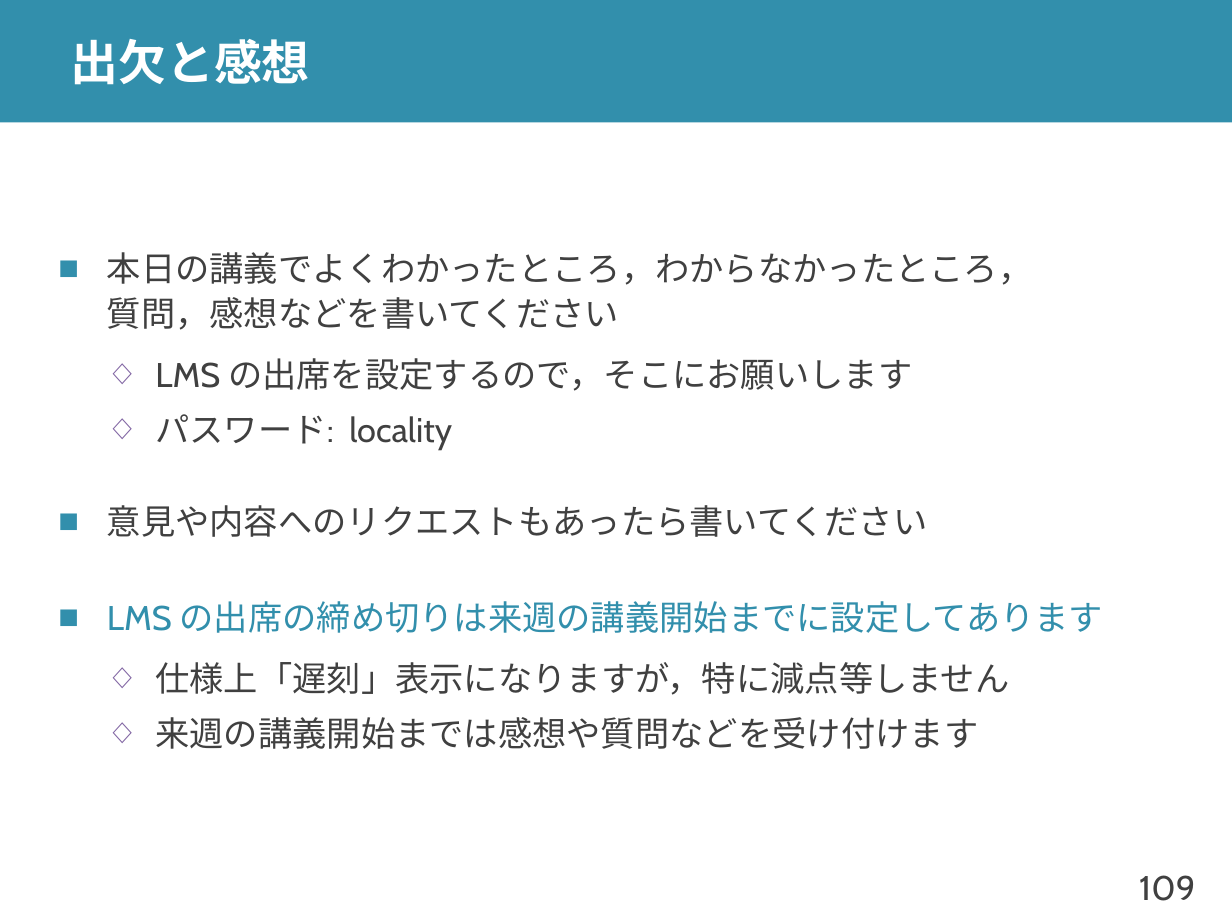
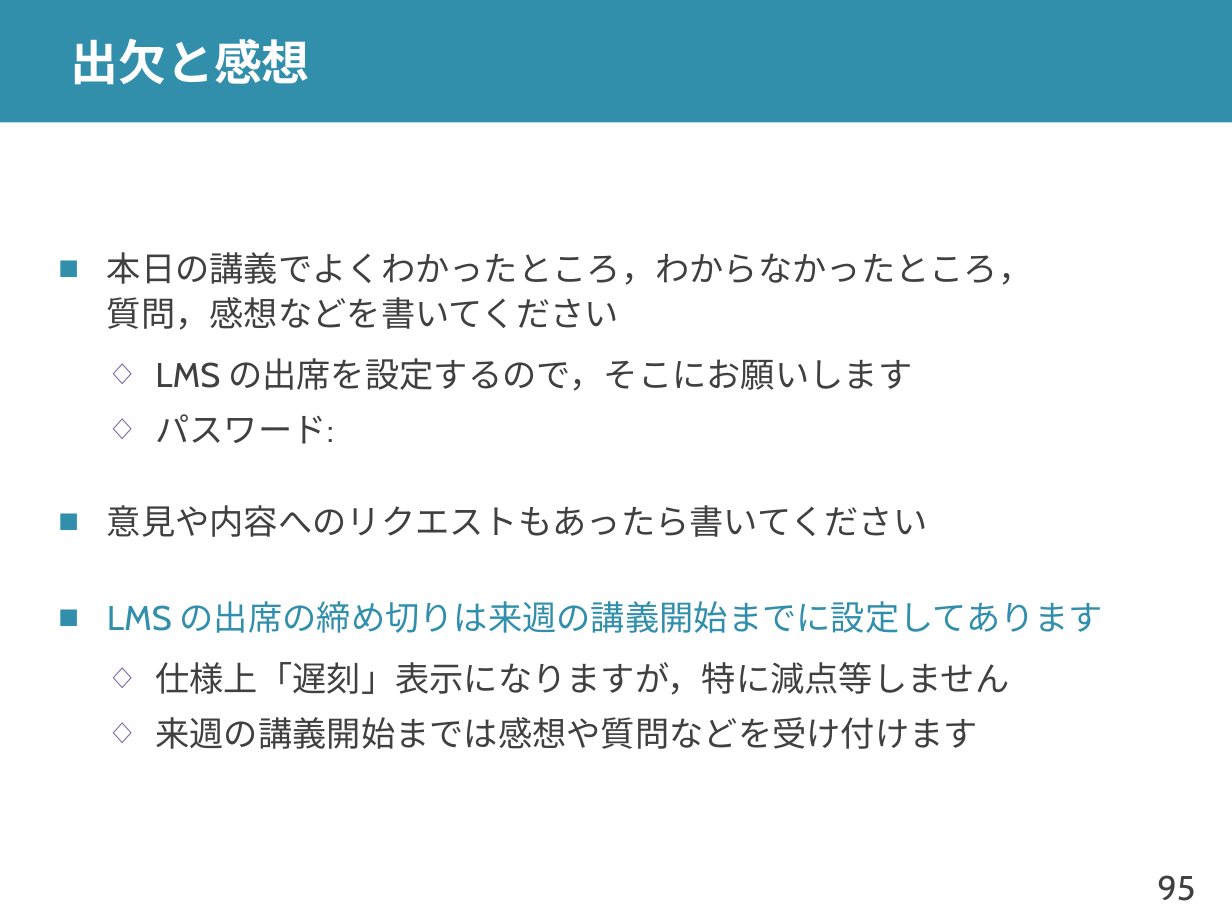
Before and after one commit to shioyadan/advanced-computer-organization, a slide deck: slide 95 of aco-shioya-12.pptx (slide 109 before the commit). Drawn at 1232x924 pixels with LibreOffice and Linux fonts; fonts in the diff are those of the drawing. Boxes give left, top, right and bottom in pixels: in the first picture for what was removed or moved away, otherwise in the second. Text is boxed around its words. In the diff, an @@ line names an element or a change of style, - is before the commit and + after.

```diff
--- a/aco-shioya-12.pptx
+++ b/aco-shioya-12.pptx
@@ text at (x1=155, y1=414, x2=333, y2=444): text changed @@
-  ◇ パスワード: locality
+  ◇ パスワード:
@@ page number at (x1=1157, y1=875, x2=1195, y2=901): text changed @@
-109
+95
```
Also in this commit, not shown: 10 other slides changed, 7 slides added, 11 slides removed, 1 other file.
